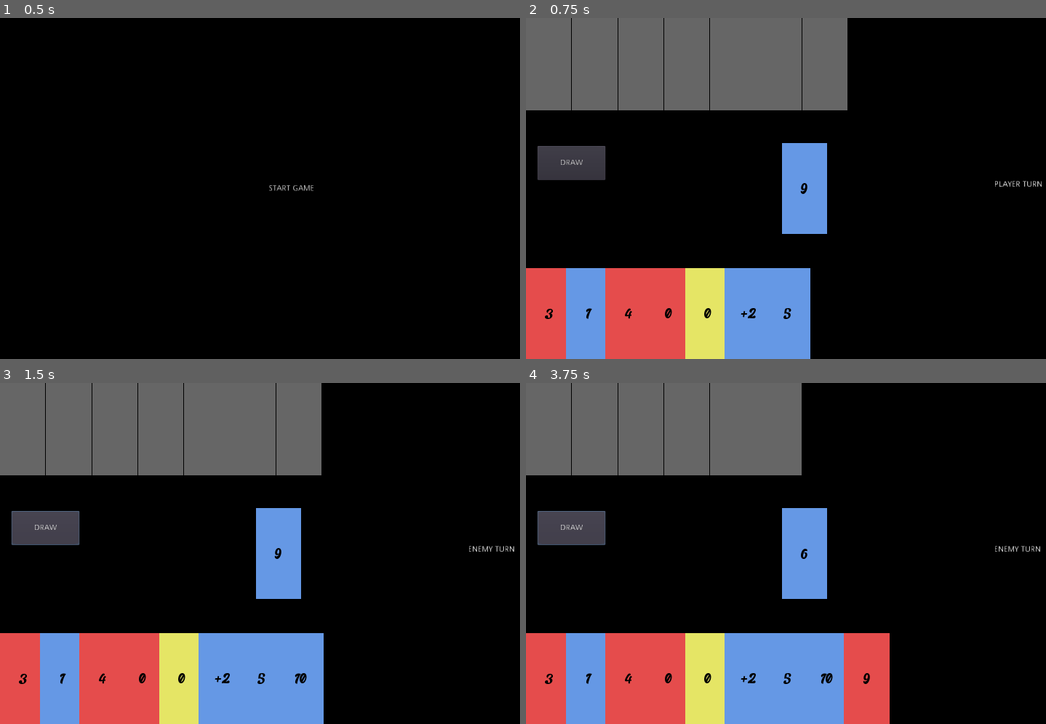
Above: before the commit, frames 1-4 (two rows, left to right).
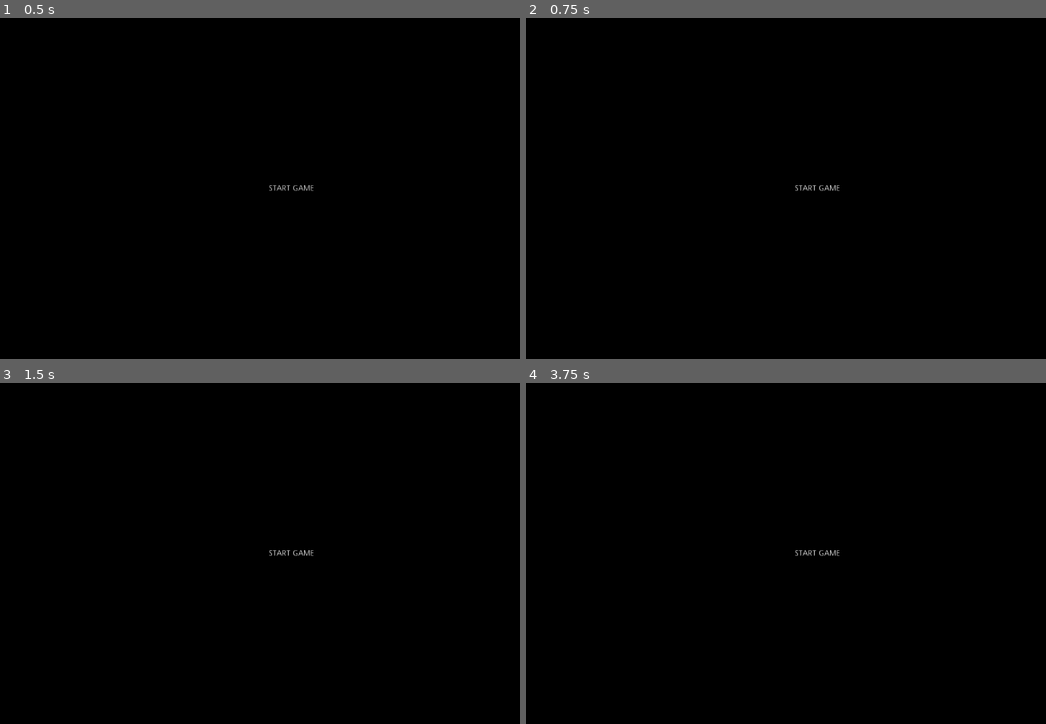
Above: after the commit, the same moments.

Repository: JoanGTSQ/godot_prueba
Game: Godot game, scene res://scenes/MainScene.tscn
Same seed, same stepped clock (60 frames per second), same inputs: the game is played once before the commit and once after it.
Inputs (mouse positions are in pixels of both pictures, inside the frame that each line leads up to):
- Up to frame 1 (0.5 s): no input
- Up to frame 2 (0.75 s): click "START GAME" at 0.5 s
- Up to frame 3 (1.5 s): click (46, 526) at 1.25 s, where only the run before the commit has a clickable "DRAW"
- Up to frame 4 (3.75 s): click (817, 553) at 2 s, where only the run after the commit has a clickable "START GAME"; click (572, 526) at 2.75 s, where only the run before the commit has a clickable "DRAW"; click (572, 526) at 3.5 s, where only the run before the commit has a clickable "DRAW"

Frame 1 is identical in both runs. In frame 2, 35% of the frame differs, in the area x 0-100%, y 0-100%; in frame 3, 37%, in the area x 0-99%, y 0-100%; in frame 4, 36%.

Commit message:
update guide_style

Diff:
--- a/scripts/Board.gd
+++ b/scripts/Board.gd
@@ -1,23 +1,25 @@
 extends Node2D
 
-# Reference to the main card node
-onready var _main_card = $Card
-onready var _turn_label = $TurnLabel
-onready var _player_deck = $PlayerDeck
-onready var _say_uno_button = $SayUno
+# Onready variables
+onready var _main_card : Node2D = $Card
+onready var _turn_label : Label = $TurnLabel
+onready var _player_deck : Control = $PlayerDeck
+onready var _say_uno_button : Button = $SayUno
 
-# Updates the main card on the board
+
+# Updates the main card on the board.
 func update_main_card() -> void:
-	# Get the current card from the "main_card" group
-	var current_card = get_tree().get_nodes_in_group("main_card").back()
-	var new_card: Card = DeckManager.get_current_card()
+	# Get the current card from the "main_card" group.
+	var current_card : Card = get_tree().get_nodes_in_group("main_card").back()
+	var new_card : Card = DeckManager.get_current_card()
+
 	if new_card == current_card:
 		return
 
 	_add_card_to_board(new_card)
 
 	if get_tree().get_nodes_in_group("main_card").size() >= 1:
-		# Remove the current card from the group and parent node
+		# Remove the current card from the group and parent node.
 		current_card.remove_from_group("main_card")
 		current_card.get_parent().remove_child(current_card)
 	else:
@@ -25,27 +27,7 @@
 		_add_card_to_board(new_card)
 
 
-func _enable_say_uno_button() -> void:
-	_say_uno_button.visible = (
-		GameManager.get_current_player() == GameManager.PLAYER_TURN.PLAYER
-		and _get_players_card_count() <= 2
-	)
-
-func _get_players_card_count() -> int:
-	return _player_deck.get_node("CardContainer").get_child_count()
-
-func _add_card_to_board(card : Card) -> void:
-	# If the new card already has a parent, remove it from there
-	if card.get_parent():
-		card.get_parent().remove_child(card)
-
-	# Add the new card to the node and set its position
-	add_child(card)
-	card.position = _main_card.position
-	card.add_to_group("main_card")
-
-
-# Update the TurnLabel text
+# Updates the TurnLabel text.
 func update_turn_label() -> void:
 	if GameManager.get_current_player() == GameManager.PLAYER_TURN.PLAYER:
 		_turn_label.text = "PLAYER TURN"
@@ -54,15 +36,44 @@
 		_turn_label.text = "ENEMY TURN"
 
 
+# Enables the SayUno button if the player has 2 cards or less.
+func _enable_say_uno_button() -> void:
+	_say_uno_button.visible = (
+		GameManager.get_current_player() == GameManager.PLAYER_TURN.PLAYER
+		and _get_players_card_count() <= 2
+	)
 
-# Event triggered when the button is pressed
+
+# Counts the number of cards the player has.
+# @return int The number of cards the player has.
+func _get_players_card_count() -> int:
+	return _player_deck.get_node("CardContainer").get_child_count()
+
+
+# Removes the card from its parent and adds it to the board.
+# @param card The card to add to the board.
+func _add_card_to_board(card : Card) -> void:
+	# If the new card already has a parent, remove it from there.
+	if card.get_parent():
+		card.get_parent().remove_child(card)
+
+	# Add the new card to the node and set its position.
+	add_child(card)
+	card.position = _main_card.position
+	card.add_to_group("main_card")
+
+
+# Event handler for when the DrawCard button is pressed.
 func _on_DrawCard_Button_pressed() -> void:
 	if GameManager.get_current_player() == GameManager.PLAYER_TURN.PLAYER:
 		GameManager.emit_signal("signal_draw_card", GameManager.PLAYER_TURN.PLAYER, false)
 
+
+# Event handler for when the SayUno button is pressed.
 func _on_say_uno_button_pressed() -> void:
 	GameManager.emit_signal("signal_say_uno", GameManager.PLAYER_TURN.PLAYER)
 
-# Set up the main card when the board is ready
+
+# Event handler for when the Board is ready.
 func _on_Board_ready() -> void:
 	update_main_card()
--- a/scripts/Card.gd
+++ b/scripts/Card.gd
@@ -2,58 +2,69 @@
 
 class_name Card
 
+# Private variables
 var _special_card : bool = false
-# Nodes for the card's components
-onready var _background = $Background
-onready var _value = $Value
-onready var _animation_player = $AnimationPlayer
-onready var _filter = $Filter
+
+# Onready variables
+onready var _background : ColorRect = $Background
+onready var _value : Label = $Value
+onready var _animation_player : AnimationPlayer = $AnimationPlayer
+onready var _filter : Control = $Filter
 
 
-# Updates the card's color and value
-func set_up(new_color: Color, new_value: String, special_card : bool) -> void:
+# Updates the card's color and value.
+# @param new_color The new color of the card.
+# @param new_value The new value of the card.
+# @param special_card Whether the card is special.
+func set_up(new_color : Color, new_value : String, special_card : bool) -> void:
 	_background.color = new_color
 	_value.text = new_value
 	_special_card = special_card
 
-
-# Event handler for mouse input on the card
-func _on_CenterContainer_gui_input(event):
+# Event handler for mouse input on the card.
+# @param event Input event to handle.
+func _on_CenterContainer_gui_input(event : InputEvent) -> void:
 	if event is InputEventMouseButton and event.pressed and !self.is_in_group("main_card") and !_filter.visible:
-		# Emit the signal to play the card
+		# Emit the signal to play the card.
 		GameManager.emit_signal("signal_play_card", GameManager.PLAYER_TURN.PLAYER, self)
 
 
-# Event handler for when the mouse enters the card area
-func _on_CenterContainer_mouse_entered():
+# Event handler for when the mouse enters the card area.
+func _on_CenterContainer_mouse_entered() -> void:
 	if !self.is_in_group("main_card"):
 		_animation_player.play("hover_in")
 
 
-# Event handler for when the mouse exits the card area
-func _on_CenterContainer_mouse_exited():
+# Event handler for when the mouse exits the card area.
+func _on_CenterContainer_mouse_exited() -> void:
 	if !self.is_in_group("main_card"):
 		_animation_player.play("hover_out")
 
 
-# Event handler for when the card is removed from the scene
-func _on_Card_tree_exiting():
+# Event handler for when the card is removed from the scene.
+func _on_Card_tree_exiting() -> void:
 	_animation_player.stop(false)
 
 
-# Sets the visibility of the card's filter
-func set_filter(filter_visible: bool) -> void:
+# Sets the visibility of the card's filter.
+# @param filter_visible If true, activates the filter.
+func set_filter(filter_visible : bool) -> void:
 	_filter.visible = filter_visible
 
 
-# Returns the color of the card's background
+# Returns the color of the card's background.
+# @return The color of the card's background.
 func get_color() -> Color:
 	return _background.color
 
 
-# Returns the value text of the card
+# Returns the value text of the card.
+# @return The value of the card.
 func get_value() -> String:
 	return _value.text
 
+
+# Returns whether the card is special.
+# @return True if the card is special, otherwise false.
 func is_special_card() -> bool:
 	return _special_card
--- a/scripts/DeckManager.gd
+++ b/scripts/DeckManager.gd
@@ -1,29 +1,22 @@
 extends Node2D
 
+# Constants
+const CARD : PackedScene = preload("res://scenes/Card.tscn")
 
-# Array of possible card values.
+# Exported variables
+export(int) var initial_cards : int = 7
+
+# Public variables
 var values : Array = ["0", "1", "2", "3", "4", "5", "6", "7", "8", "9", "10"]
-
-# Array of possible card colors.
 var colors : Array = [Color(0.9, 0.3, 0.3), Color(0.4, 0.6, 0.9), Color(0.4, 0.9, 0.6), Color(0.9, 0.9, 0.4)]
-
 var special_values : Array = ["+2", "SKIP", "SWAP"]
 
-# Initial number of cards to deal to players.
-export(int) var initial_cards : int = 7
+# Onready variables
+onready var deck : Array = []
+onready var discard_pile : Array = []
 
 
-# Deck of cards.
-onready var deck : Array = []
-
-# Discard pile of cards.
-onready var discard_pile : Array = []
-
-# Card scene resource.
-const CARD : PackedScene = preload("res://scenes/Card.tscn")
-
-
-# Initializes the deck, shuffles it, and deals the initial card.
+# Sets up the deck, shuffles it, and deals the initial card.
 func set_up() -> void:
 	_initialize_deck()
 	_shuffle_deck()
@@ -48,8 +41,9 @@
 # Retrieves the current card on top of the discard pile.
 # @return Card The current card or an empty dictionary if no cards exist.
 func get_current_card() -> Card:
-	if discard_pile[-1] == null:
-		print("Nos hemos quedado sin cartas")
+	if discard_pile.size() == 0:
+		print("No cards in the discard pile.")
+		return null
 	return discard_pile[-1]
 
 
@@ -75,15 +69,17 @@
 
 	for color in colors:
 		for value in values:
-			var new_card : Node2D = CARD.instance()
+			var new_card : Card = CARD.instance()
 			add_child(new_card)
 			new_card.set_up(color, str(value), false)
 			deck.append(new_card)
+
 		for special_value in special_values:
-			var new_card : Node2D = CARD.instance()
+			var new_card : Card = CARD.instance()
 			add_child(new_card)
 			new_card.set_up(color, str(special_value), true)
 			deck.append(new_card)
+
 
 # Shuffles the deck randomly.
 func _shuffle_deck() -> void:
@@ -102,15 +98,13 @@
 
 	_shuffle_deck()
 
-	#discard_pile = [discard_pile[-1]]
-
 
 # Deals the initial card to the discard pile and handles special cases.
 func _deal_initial_card() -> void:
-	var initial_card: Card = draw()
+	var initial_card : Card = draw()
 	discard_card(initial_card)
 
-	# Loop until the drawn card is not special
+	# Loop until the drawn card is not special.
 	while initial_card.is_special_card():
 		print("Special card drawn, drawing again...")
 		initial_card = draw()
--- a/scripts/EnemyDeck.gd
+++ b/scripts/EnemyDeck.gd
@@ -2,20 +2,26 @@
 
 class_name EnemyDeck
 
-var _card_offset = 81
+# Constants
+const CARD_OFFSET : int = 81
 
-onready var _container = $CardContainer
+# Onready variables
+onready var _container : Node = $CardContainer
 
 
-func add_card(card: Card) -> void:
+# Adds a card to the deck.
+# @param card The card to add.
+func add_card(card : Card) -> void:
 	card.position = global_position
 
 
-func reposition_cards():
+# Repositions all cards in the deck.
+func reposition_cards() -> void:
 	for i in range(_container.get_child_count()):
-		var card = _container.get_child(i)
-		card.position = Vector2(i*_card_offset, 0)
+		var card : Node2D = _container.get_child(i)
+		card.position = Vector2(i * CARD_OFFSET, 0)
 
 
-func _on_CardContainer_child_order_changed():
+# Signal handler for when the child order in the container changes.
+func _on_CardContainer_child_order_changed() -> void:
 	reposition_cards()
--- a/scripts/GameManager.gd
+++ b/scripts/GameManager.gd
@@ -1,26 +1,11 @@
 extends Node2D
 
-# Constants representing players.
-enum PLAYER_TURN {
-	PLAYER,
-	ENEMY
-}
-
-
-# Initial number of cards in each player's hand.
+# Constants
+enum PLAYER_TURN { PLAYER, ENEMY }
 const INITIAL_HAND_SIZE : int = 7
 const ENEMY_WAIT_TIME : float = 1.5
 
-# Current player's turn.
-var _player_turn : int = 0
-var _player_hands : Array = []
-var _player_deck : Node = null
-var _player_deck_container : Node = null
-var _enemy_deck : Node = null
-var _enemy_deck_container : Node = null
-var _player_said_uno : bool = false
-
-# Signals for game events.
+# Signals for game events
 signal signal_turn_changed(player)
 signal signal_card_played(player, card)
 signal signal_special_card_played(player, card)
@@ -29,10 +14,22 @@
 signal signal_start_game()
 signal signal_say_uno(player)
 
+# Variables
+var _player_turn : int = 0
+var _player_hands : Array = []
+var _player_said_uno : bool = false
 
-# Initializes the scene and connects signals.
-func _ready() -> void:
-	_connect_signals()
+# Deck containers and references
+var _player_deck : Node = null
+var _player_deck_container : Node = null
+var _enemy_deck : Node = null
+var _enemy_deck_container : Node = null
+
+
+# Gets the current player.
+# @return int The current player.
+func get_current_player() -> int:
+	return _player_turn
 
 
 # Deals a specified number of cards to each player.
@@ -47,41 +44,39 @@
 				_move_cards(i, card)
 
 
-# Gets the current player.
-# @return int The current player.
-func get_current_player() -> int:
-	return _player_turn
-
-# --- Private Methods ---
-
+# Checks the "UNO" rule for a player.
+# @param player The player to check.
 func _check_uno_rule(player : int) -> void:
 	if _player_hands[player].size() == 1 and not _player_said_uno:
 		for _i in range(2):
 			emit_signal("signal_draw_card", player, true)
 
 
-# Applies the effects of a special card.
-# @param player The player who played the special card.
+# Applies a special card effect.
+# @param player The player who played the card.
+# @param card The special card.
+# @return bool False if the turn should skip, true otherwise.
 func _apply_special_card(player : int, card : Card) -> bool:
 	var other_player : int = (player + 1) % 2
-	var card_value : String = card.get_value()
-	if card_value == "+2":
-		for _i in range(2):
-			emit_signal("signal_draw_card", other_player, true)
-	elif card_value == "SKIP":
-		return false
-	elif card_value == "SWAP":
-		_swap_decks()
+	match card.get_value():
+		"+2":
+			for _i in range(2):
+				emit_signal("signal_draw_card", other_player, true)
+		"SKIP":
+			return false
+		"SWAP":
+			_swap_decks()
 	return true
 
 
+# Swaps the player and enemy decks.
 func _swap_decks() -> void:
-	# Swap the hands in memory
+	# Swap hands
 	var temp_hand = _player_hands[PLAYER_TURN.PLAYER]
 	_player_hands[PLAYER_TURN.PLAYER] = _player_hands[PLAYER_TURN.ENEMY]
 	_player_hands[PLAYER_TURN.ENEMY] = temp_hand
 
-	# Move the cards visually to the appropriate containers
+	# Move cards visually
 	for card in _player_hands[PLAYER_TURN.PLAYER]:
 		if card.get_parent():
 			card.get_parent().remove_child(card)
@@ -97,26 +92,21 @@
 	print("Decks have been swapped!")
 
 
-# Checks if it's the specified player's turn.
-# @param player The player to check.
-# @return bool True if it is the player's turn.
-func _is_player_turn(player : int) -> bool:
-	return _player_turn == player
+# Ends the game and transitions to the Game Over scene.
+func _end_game() -> void:
+	DeckManager.destroy()
+	get_tree().change_scene("res://scenes/GameOverScene.tscn")
+	print("Game ended.")
 
 
-# Checks if the game has ended.
-# @return bool True if the game has ended.
-func _check_game_end() -> bool:
-	for i in range(_player_hands.size()):
-		if _player_hands[i].size() == 0:
-			_end_game()
-			return true
-	return false
-
-# Método para el jugador decir "UNO"
-func _on_signal_say_uno(player : int) -> void:
-	if _player_hands[player].size() == 2:
-		_player_said_uno = true
+# Changes the turn to the next player.
+# @param is_special_card Whether the turn change was triggered by a special card.
+func _change_turn(is_special_card : bool) -> void:
+	if not is_special_card:
+		_check_uno_rule(_player_turn)
+		_player_said_uno = false
+		_player_turn = (_player_turn + 1) % 2
+	emit_signal("signal_turn_changed")
 
 
 # Moves a card to the specified player's deck container.
@@ -134,114 +124,25 @@
 		_enemy_deck.reposition_cards()
 
 
-# Executes the AI player's turn.
-func _ai_play() -> void:
-	if _player_turn == PLAYER_TURN.ENEMY:
-		for card in _player_hands[PLAYER_TURN.ENEMY]:
-			if DeckManager.is_valid_card(card):
-				randomize()
-				var r_number = randi() % 99
-				if r_number % 2:
-					emit_signal("signal_say_uno", PLAYER_TURN.ENEMY)
-				emit_signal("signal_play_card", PLAYER_TURN.ENEMY, card)
-				return
-		emit_signal("signal_draw_card", PLAYER_TURN.ENEMY, false)
-
-
-# Changes the turn to the next player.
-func _change_turn(is_special_card : bool) -> void:
-	if not is_special_card:
-		_check_uno_rule(_player_turn)
-		_player_said_uno = false
-		_player_turn = (_player_turn + 1) % 2
-	emit_signal("signal_turn_changed")
-
-
-# Ends the game and cleans up resources.
-func _end_game() -> void:
-	DeckManager.destroy()
-	get_tree().change_scene("res://scenes/GameOverScene.tscn")
-	print("Game ended.")
-
-
-# Connects signals to their respective methods.
-func _connect_signals() -> void:
-	connect("signal_start_game", self, "_on_signal_start_game")
-	connect("signal_turn_changed", self, "_on_signal_turn_changed")
-	connect("signal_special_card_played", self, "_on_signal_special_card_played")
-	connect("signal_card_played", self, "_on_signal_card_played")
-	connect("signal_draw_card", self, "_on_signal_draw_card")
-	connect("signal_play_card", self, "_on_signal_play_card")
-	connect("signal_say_uno", self, "_on_signal_say_uno")
-
-
-# Handles the event of the turn changing.
-func _on_signal_turn_changed() -> void:
-	var board : Node = get_tree().root.get_node("Board")
-	board.update_turn_label()
-	board.update_main_card()
-	if _player_turn == PLAYER_TURN.ENEMY:
-		yield(get_tree().create_timer(ENEMY_WAIT_TIME), "timeout")
-		_ai_play()
-
-
-# Handles the event of a card being played.
-# @param card The card that was played.
-func _on_signal_card_played() -> void:
-	_change_turn(false)
-
-func _on_signal_special_card_played() -> void:
-	_change_turn(true)
-
-# Attempts to play a card for a player.
-# @param player The player playing the card.
-# @param card The card to play.
-# @return bool True if the card was successfully played.
-func _on_signal_play_card(player : int, card : Card) -> bool:
-	if DeckManager.is_valid_card(card) and _is_player_turn(player):
-		_player_hands[player].erase(card)
-		DeckManager.discard_card(card)
-		if _check_game_end():
-			return true
-		if card.is_special_card():
-			if not _apply_special_card(player, card):
-				emit_signal("signal_special_card_played")
-				return true
-		emit_signal("signal_card_played")
-		return true
-	return false
-
-
-# Draws a card for a player.
-# @param player The player drawing the card.
-# @param special_card Whether the card is drawn due to a special effect.
-func _on_signal_draw_card(player : int, special_card : bool) -> void:
-	if player == _player_turn or special_card:
-		var card : Card = DeckManager.draw()
-		_player_hands[player].append(card)
-		_move_cards(player, card)
-	if not special_card:
-		_change_turn(false)
-
-
-# Starts the game and initializes the decks and hands.
+# Handles the start of the game.
 func _on_signal_start_game() -> void:
 	get_tree().change_scene("res://scenes/Board.tscn")
-
 	_player_turn = PLAYER_TURN.PLAYER
 
 	DeckManager.set_up()
 	print("Game started.")
 
-	# Wait until the scene is ready.
-	for _i in range(2):
-		yield(get_tree(), "idle_frame")
-
+	yield(get_tree(), "idle_frame")
 	_player_deck = get_tree().root.get_node("Board/PlayerDeck")
 	_player_deck_container = _player_deck.get_node("CardContainer")
 	_enemy_deck = get_tree().root.get_node("Board/EnemyDeck")
 	_enemy_deck_container = _enemy_deck.get_node("CardContainer")
 
 	_player_hands = [[], []]
+	_deal_cards(INITIAL_HAND_SIZE)
 
-	_deal_cards(INITIAL_HAND_SIZE)
+
+# Handles the "UNO" call.
+func _on_signal_say_uno(player : int) -> void:
+	if _player_hands[player].size() == 2:
+		_player_said_uno = true
--- a/scripts/GameOver.gd
+++ b/scripts/GameOver.gd
@@ -1,25 +1,33 @@
 extends Node2D
 
 
-# Reference to the label for displaying the winner message
-onready var _label = $WinnerText
+# Reference to the label displaying the winner message
+onready var _label: Label = $WinnerText
 
 
-# Called when the node enters the scene tree for the first time
-func _ready():
-	var current_player: int = GameManager.get_current_player()
-	# Display the appropriate message based on the current player's turn
-	if current_player == GameManager.PLAYER_TURN.PLAYER:
-		_label.text = "Congratulations, you have won!"
-	elif current_player == GameManager.PLAYER_TURN.ENEMY:
-		_label.text = "Oh no! You lost!"
+# Called when the node enters the scene tree for the first time.
+func _ready() -> void:
+	_display_winner_message()
 
 
-# Handle input events, such as pressing "ui_accept" or "ui_cancel"
-func _input(event):
+# Displays the winner message based on the current player.
+func _display_winner_message() -> void:
+	var current_player: int = GameManager.get_current_player()
+
+	match current_player:
+		GameManager.PLAYER_TURN.PLAYER:
+			_label.text = "Congratulations, you have won!"
+		GameManager.PLAYER_TURN.ENEMY:
+			_label.text = "Oh no! You lost!"
+		_:
+			_label.text = "Error: Unknown game state."
+
+
+# Handles input events for restarting or quitting the game.
+func _input(event: InputEvent) -> void:
 	if event.is_action_pressed("ui_accept"):
-		# Emit the signal to start the game
+		# Restart the game by emitting the start signal
 		GameManager.emit_signal("signal_start_game")
 	elif event.is_action_pressed("ui_cancel"):
-		# Quit the game when the cancel button is pressed
+		# Quit the game
 		get_tree().quit()
--- a/scripts/PlayerDeck.gd
+++ b/scripts/PlayerDeck.gd
@@ -2,23 +2,36 @@
 
 class_name PlayerDeck
 
-var _card_offset = 80
-var _card_offset_min = 70
+# Private variables
+var _card_offset: int = 80
+var _card_offset_min: int = 70
 
-onready var _container = $CardContainer
+# Onready variables
+onready var _container: Node = $CardContainer
 
+
+# Adds a card to the player deck.
+# @param card: The card to be added to the deck.
 func add_card(card: Card) -> void:
 	card.position = global_position
 
-func reposition_cards():
-	var cardCount = _container.get_child_count()
-	var offset = _card_offset
-	if cardCount >= 7:
+
+# Repositions the cards based on the number of cards in the container.
+# If there are 7 or more cards, it uses a smaller offset.
+func reposition_cards() -> void:
+	var card_count: int = _container.get_child_count()
+	var offset: int = _card_offset
+
+	# If there are 7 or more cards, use a smaller offset
+	if card_count >= 7:
 		offset = _card_offset_min
-	for i in range(_container.get_child_count()):
-		var card = _container.get_child(i)
-		card.position = Vector2(i*offset, 0)
+
+	for i in range(card_count):
+		var card: Node = _container.get_child(i)
+		card.position = Vector2(i * offset, 0)
 
 
-func _on_CardContainer_child_order_changed():
+# Signal handler for when the child order changes in the container.
+# Repositions the cards after the order has changed.
+func _on_CardContainer_child_order_changed() -> void:
 	reposition_cards()
